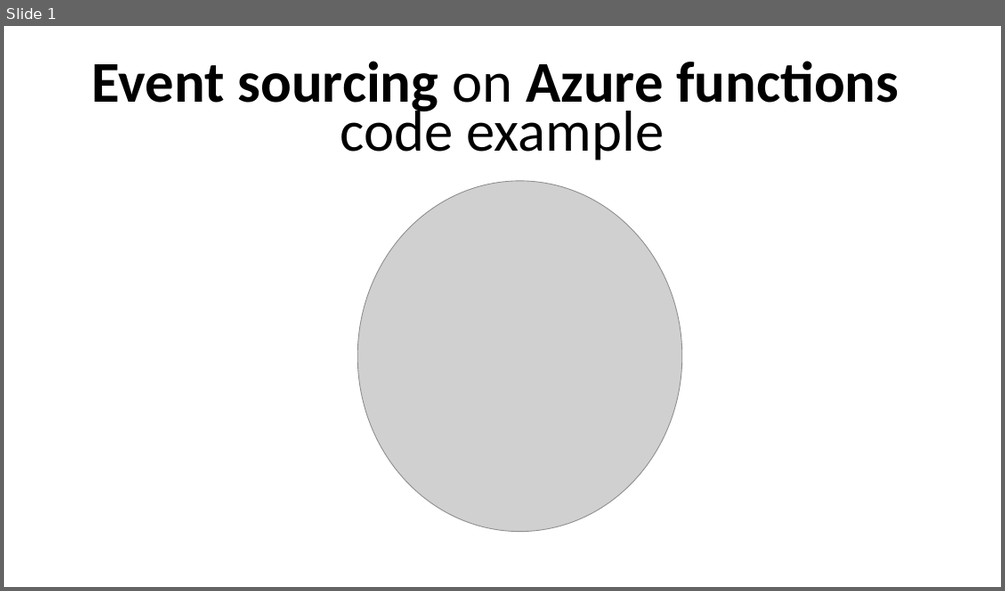
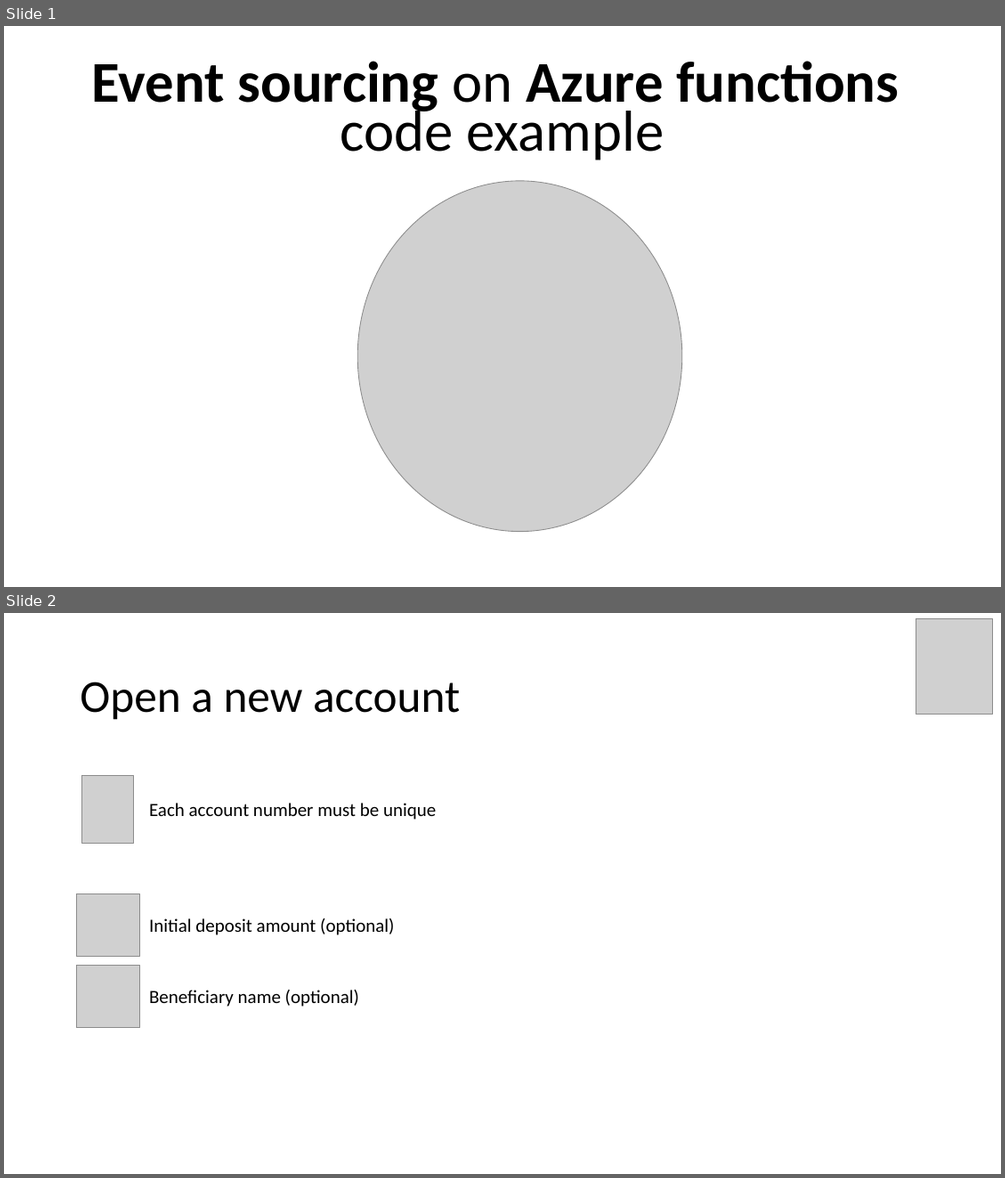
Before and after one commit to MerrionComputing/Presentations, a slide deck: Event sourcing on Azure functions code example.pptx. Shown one above the other, each under a label of ours: slide 1 before the commit, slides 1 and 2 after it. The pictures are 1005x591 and 1005x1178 pixels, drawn with LibreOffice and Linux fonts; fonts in the diff are those of the drawing; grey boxes stand for pictures. Boxes give left, top, right and bottom in pixels: in the first picture for what was removed or moved away, otherwise in the second. Text is boxed around its words. In the diff, an @@ line names an element or a change of style, - is before the commit and + after.

```diff
--- a/Event sourcing on Azure functions code example.pptx
+++ b/Event sourcing on Azure functions code example.pptx
@@ slide 2 added at [4,613,1001,1174], background #FFFFFF @@
@@ picture added at [915,619,993,714] @@
@@ title added at [80,682,460,720], 44 pt, text #000000 @@
+Open a new account
@@ picture added at [82,775,134,844] @@
@@ text added at [149,803,436,819], 18 pt, text #000000 @@
+Each account number must be unique
@@ picture added at [77,893,139,956] @@
@@ text added at [149,918,394,935], 18 pt, text #000000 @@
+Initial deposit amount (optional)
@@ picture added at [77,965,139,1027] @@
@@ text added at [149,989,359,1006], 18 pt, text #000000 @@
+Beneficiary name (optional)
```
Also in this commit, not shown: 12 slides changed, 4 other slides added.
